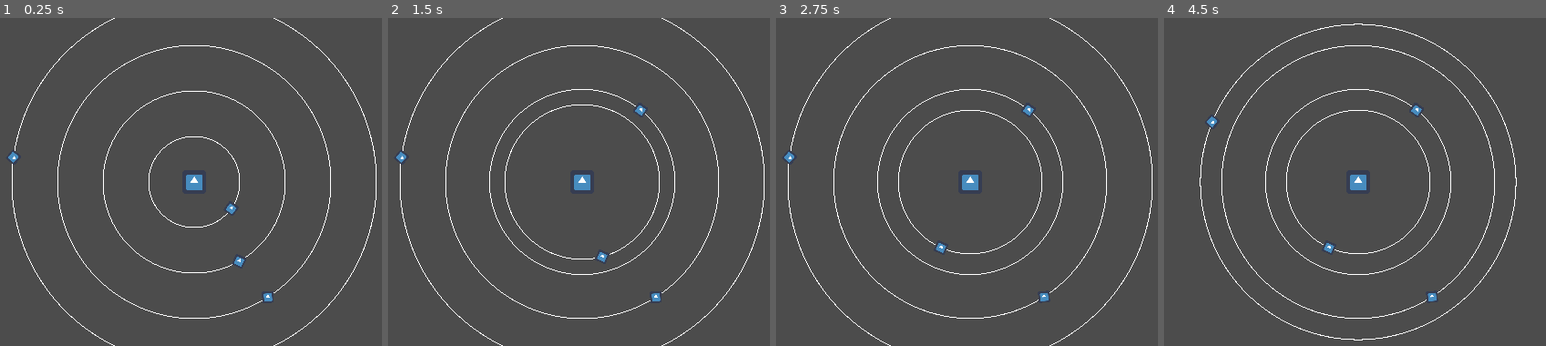
Above: before the commit, frames 1-4 (left to right).
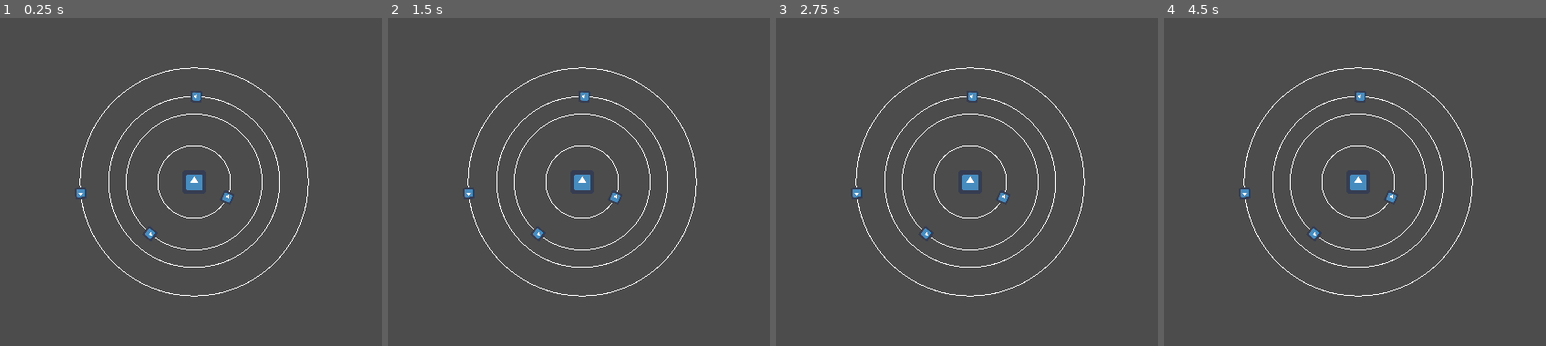
Above: after the commit, the same moments.

Repository: RyanHerb/-jubilant-octo-robot
Game: Godot game, scene res://System.tscn
Same seed, same stepped clock (60 frames per second), same inputs: the game is played once before the commit and once after it. The project has no main scene, so this scene is started directly. The engine's default icon, where the game draws it, is replaced by a stand-in: a white triangle on a blue panel in a dark square.
Inputs (mouse positions are in pixels of both pictures, inside the frame that each line leads up to):
- Up to frame 1 (0.25 s): no input
- Up to frame 2 (1.5 s): tap Enter at 0.5 s; drag from (621, 208) to (640, 109) at 0.52 s; tap Space at 1.25 s; drag from (628, 260) to (552, 247) at 1.27 s
- Up to frame 3 (2.75 s): tap Enter at 2 s; move the mouse to (1043, 296) at 2.02 s; click (1043, 296) at 2.17 s
- Up to frame 4 (4.5 s): tap Space at 2.75, 4.25 s; drag from (1179, 155) to (1183, 132) at 2.77 s; tap Enter at 3.5 s; move the mouse to (1534, 231) at 3.52 s; click (1534, 231) at 3.67 s; drag from (1183, 132) to (1270, 100) at 4.27 s

The runs differ from the first frame. In frame 1, 3.3% of the frame differs, in the area x 2-99%, y 0-100%; in frame 2, 3.5%; in frame 3, 3.4%; in frame 4, 3.6%, in the area x 9-93%, y 1-99%.

Commit message:
slightly random orbit spacing

Diff:
--- a/System.gd
+++ b/System.gd
@@ -3,6 +3,9 @@
 var Planet = preload("res://Planet.tscn")
 
 var planets = []
+
+var min_step = 25
+var max_step = 50
 
 # Called when the node enters the scene tree for the first time.
 func _ready():
@@ -11,18 +14,19 @@
 	$Star.position = Vector2(screen_size.x/2, screen_size.y/2)
 	var p
 	var direction
-	var step = 50
-	var velocity = Vector2(step, 0)
+	var radius
 	for n in range(4):
 		p = Planet.instance()
 		planets.append(p)
 		add_child(p)
 
+		var s = rand_range(min_step, max_step)
+		radius = Vector2(s, 0)
 		direction = $Star.rotation + rand_range(-PI, PI)
 		p.position = $Star.position
 		p.rotation = direction
-		velocity = velocity.rotated(p.rotation)
-		p.position += velocity*(n+1)
+		radius = radius.rotated(p.rotation)
+		p.position += radius * (n+1)
 
 func _draw():
 	var radius
